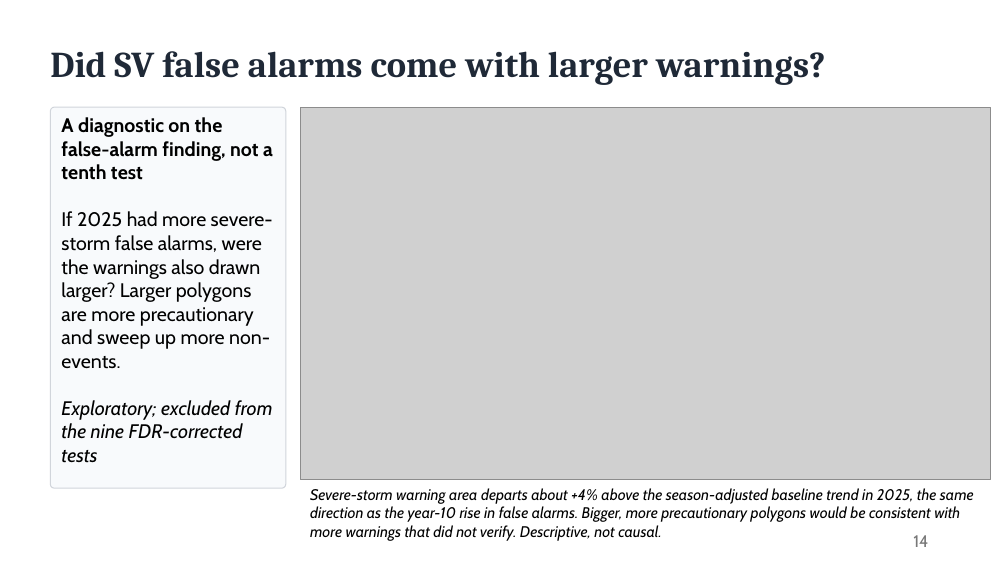
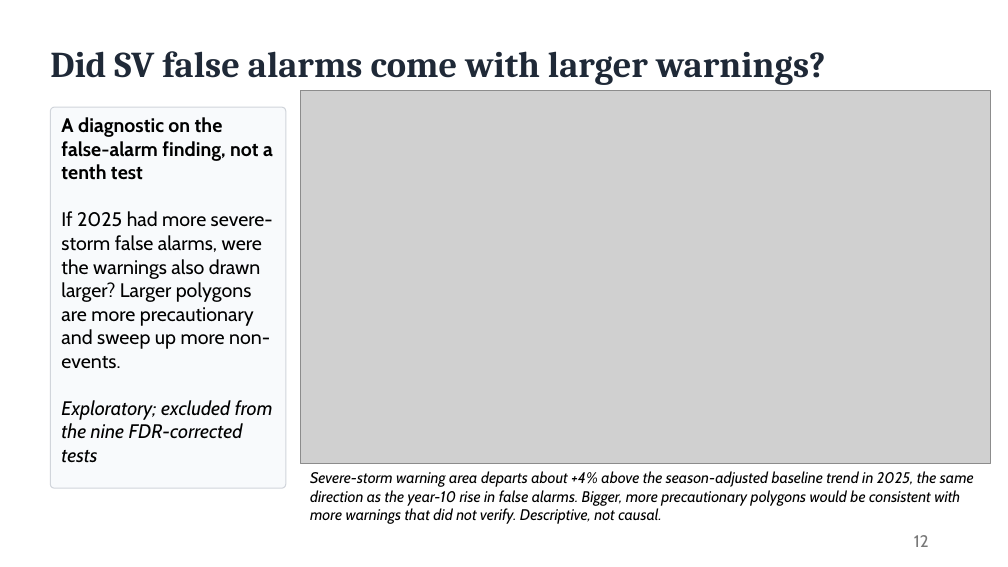
Before and after one commit to craig-rudman/MSDS692, a slide deck: slide 12 of report/MSDS692 Practicum I Craig Rudman.pptx (slide 14 before the commit). Drawn at 1008x567 pixels with LibreOffice and Linux fonts; fonts in the diff are those of the drawing; grey boxes stand for pictures. Boxes give left, top, right and bottom in pixels: in the first picture for what was removed or moved away, otherwise in the second. Text is boxed around its words. In the diff, an @@ line names an element or a change of style, - is before the commit and + after.

```diff
--- a/report/MSDS692 Practicum I Craig Rudman.pptx
+++ b/report/MSDS692 Practicum I Craig Rudman.pptx
@@ picture: place and size @@
-picture at [300, 107, 991, 480]
+picture at [300, 91, 991, 464]
@@ text "Severe-storm warning area departs about ...": place and size @@
-text "Severe-storm warning area departs about ..." at [310, 488, 974, 541]
+text "Severe-storm warning area departs about ..." at [310, 471, 974, 524]
@@ page number at [914, 535, 929, 547]: text changed @@
-14
+12
```
Also in this commit, not shown: 8 other slides changed, 2 slides removed, 22 other files.
